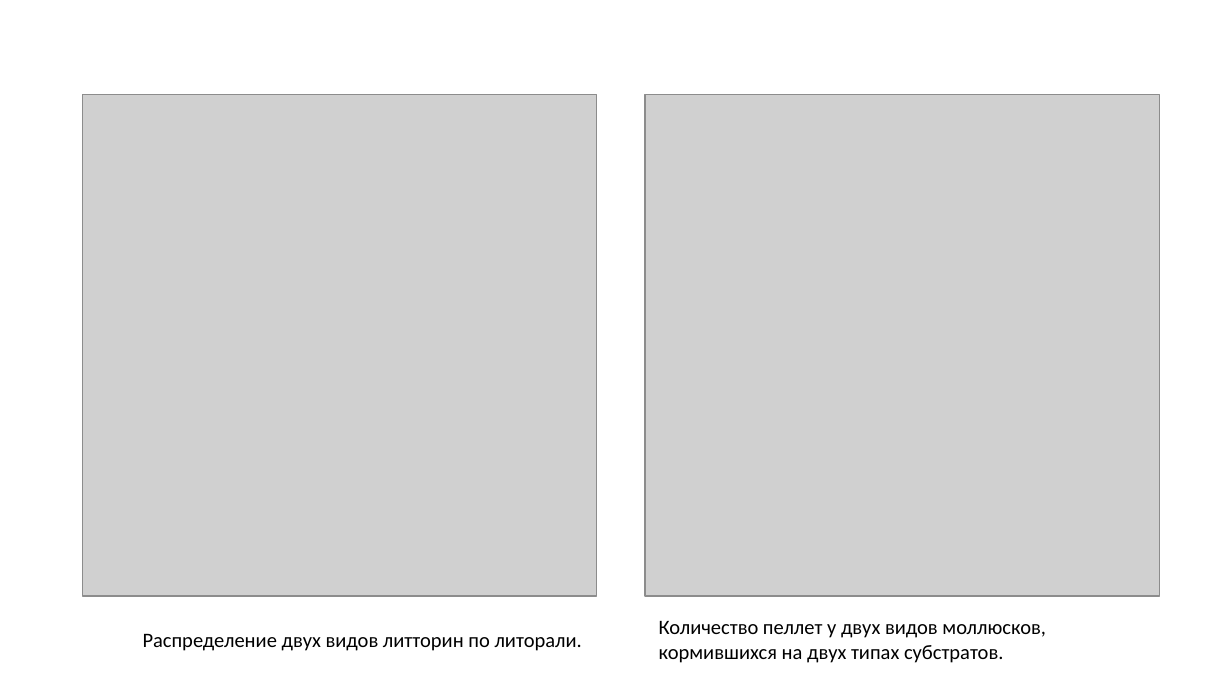
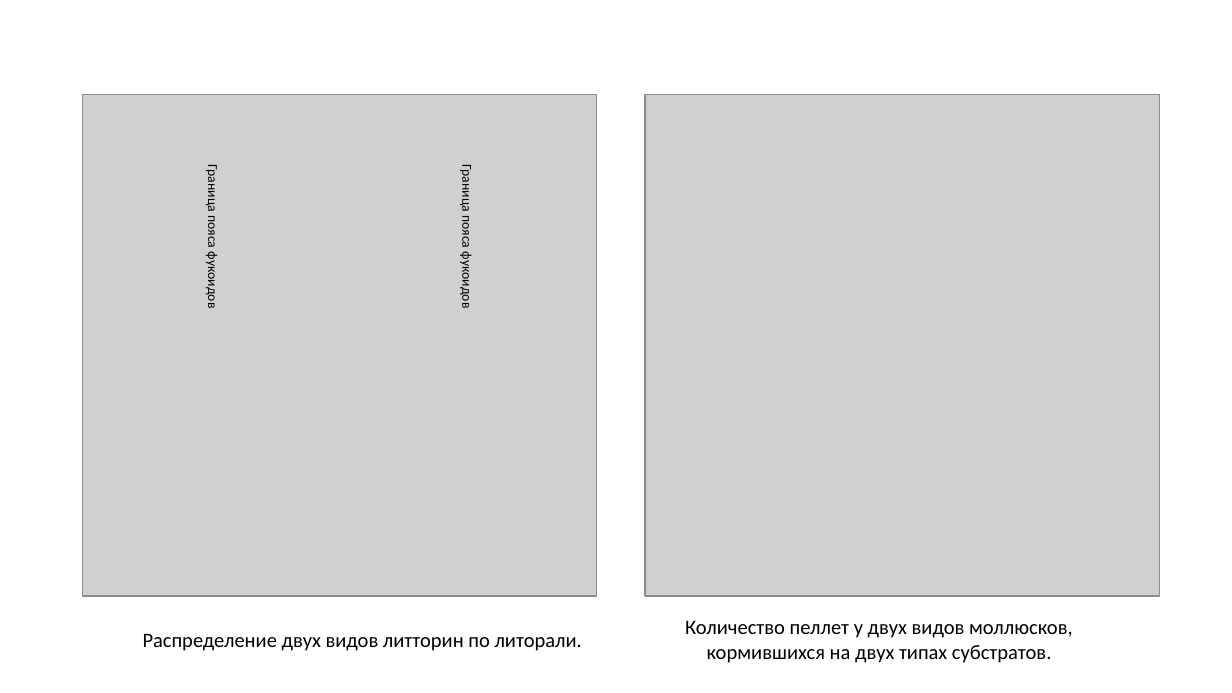
Before and after one commit to polydora/Paper_2024, a slide deck: slide 2 of Sasha_Britikov/Final_version/Бритиков_Э03.pptx. Drawn at 1232x693 pixels with LibreOffice and Linux fonts; fonts in the diff are those of the drawing; grey boxes stand for pictures. Boxes give left, top, right and bottom in pixels: in the first picture for what was removed or moved away, otherwise in the second. Text is boxed around its words. In the diff, an @@ line names an element or a change of style, - is before the commit and + after.

Commit message:
Sasha_presentation_2

```diff
--- a/Sasha_Britikov/Final_version/Бритиков_Э03.pptx
+++ b/Sasha_Britikov/Final_version/Бритиков_Э03.pptx
@@ text added at (x1=205, y1=169, x2=222, y2=308), 8 pt, text #000000 @@
+Граница пояса фукоидов
@@ text added at (x1=459, y1=169, x2=476, y2=308), 8 pt, text #000000 @@
+Граница пояса фукоидов
@@ text "Количество пеллет у двух видов ..." at (x1=685, y1=621, x2=1073, y2=663): alignment left to centre @@
```
